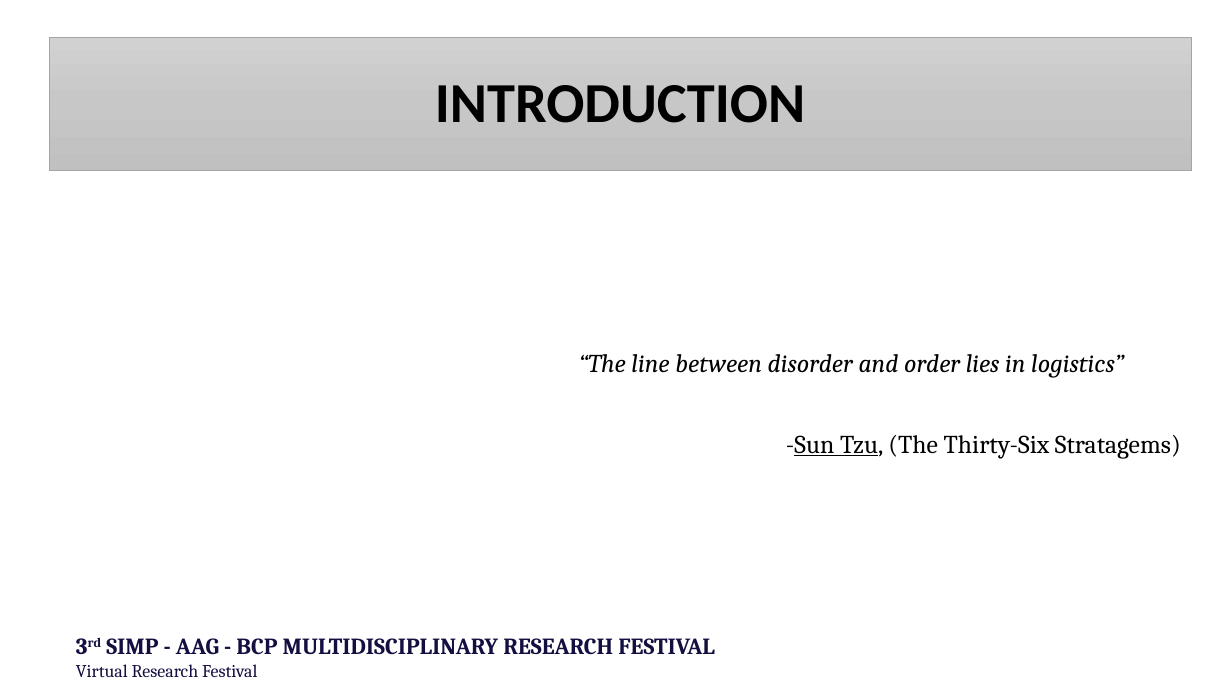
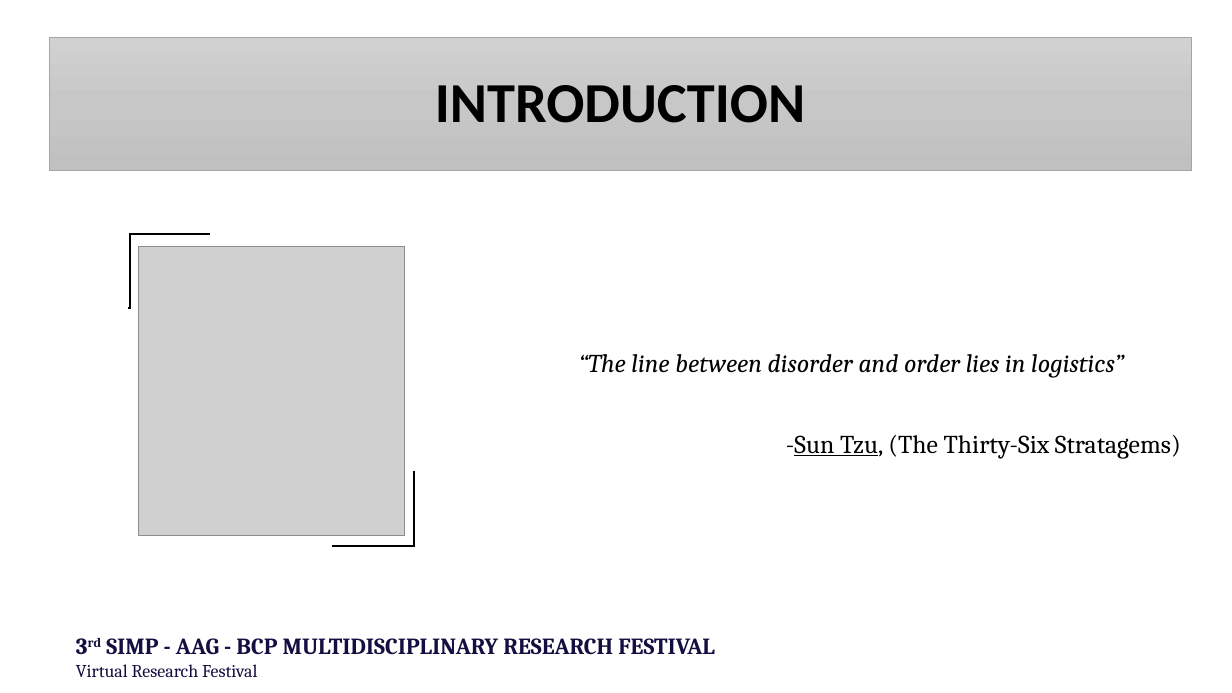
Before and after one commit to 4everUrs/document, a slide deck: slide 2 of 3MRF SIMP-AAG-BCP Service Management System - Logistics.pptx. Drawn at 1232x693 pixels with LibreOffice and Linux fonts; fonts in the diff are those of the drawing; grey boxes stand for pictures; background and template pictures are left out. Boxes give left, top, right and bottom in pixels: in the first picture for what was removed or moved away, otherwise in the second. Text is boxed around its words. In the diff, an @@ line names an element or a change of style, - is before the commit and + after.

```diff
--- a/3MRF SIMP-AAG-BCP Service Management System - Logistics.pptx
+++ b/3MRF SIMP-AAG-BCP Service Management System - Logistics.pptx
@@ elbow line added from (128, 309) to (210, 234), #000000 1.5 pt @@
@@ picture added at [139, 247, 405, 535] @@
@@ elbow line added from (333, 546) to (414, 471), #000000 1.5 pt @@
```
Also in this commit, not shown: 2 other slides changed, 3 other files.
